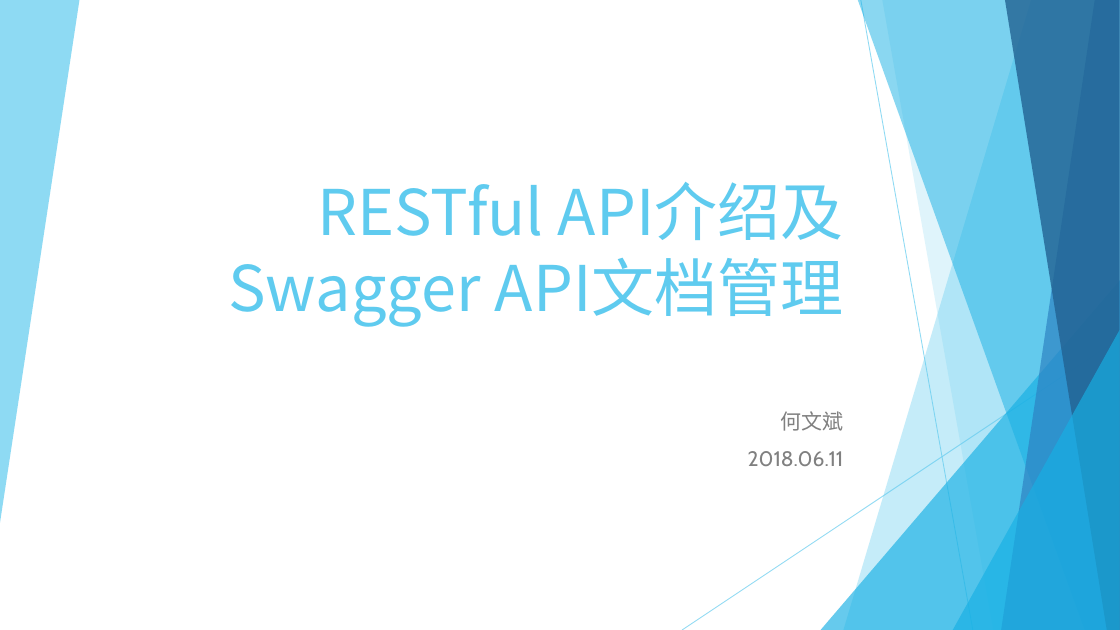
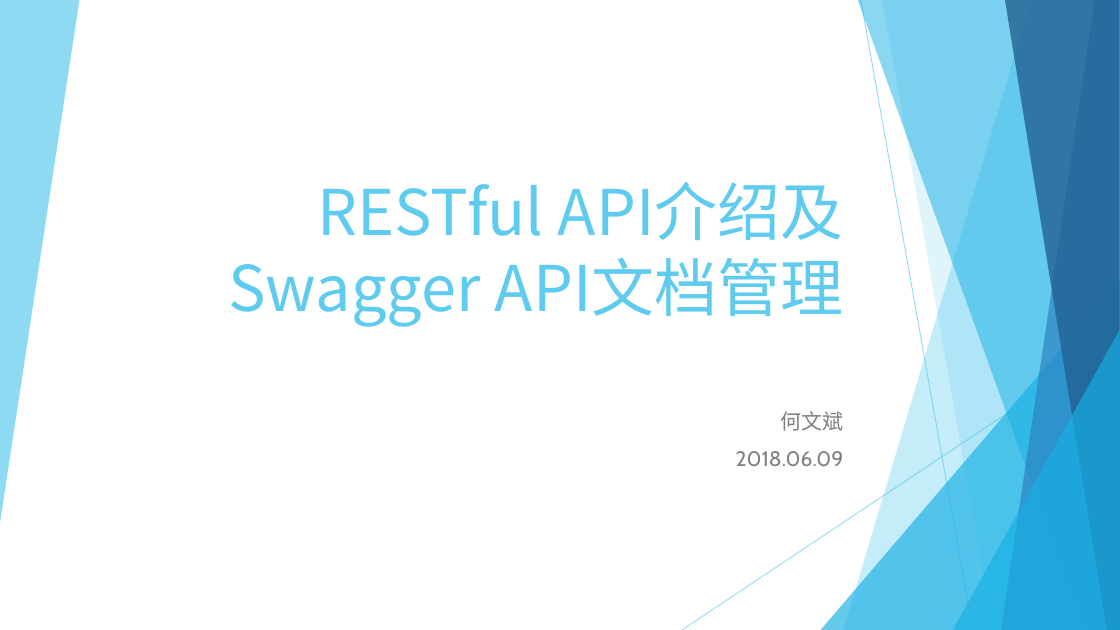
Before and after one commit to Crab2died/micro-boot, a slide deck: slide 1 of rest-api/RESTful.pptx. Drawn at 1120x630 pixels with LibreOffice and Linux fonts; fonts in the diff are those of the drawing. Boxes give left, top, right and bottom in pixels: in the first picture for what was removed or moved away, otherwise in the second. Text is boxed around its words. In the diff, an @@ line names an element or a change of style, - is before the commit and + after.

Commit message:
ppt

```diff
--- a/rest-api/RESTful.pptx
+++ b/rest-api/RESTful.pptx
@@ subtitle at bbox=[736, 451, 844, 466]: text changed @@
-2018.06.11
+2018.06.09
```
